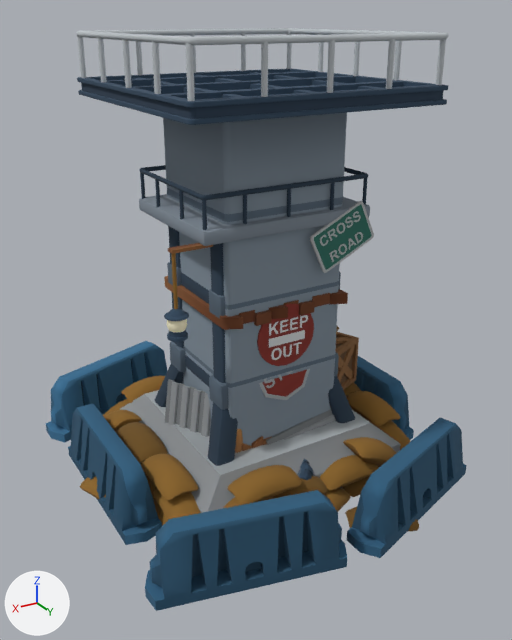
An edit to the FBX model Assets/_Models/Towers.fbx, drawn before and after from the same camera.
Camera for both pictures: a 50 mm lens placed at (7.89, 13.32, 10.34), pointed at (0.13, 0.38, 3.88). Every picture has the same lights, and +X, +Y and +Z are marked at lower left. Where no turn or scale is listed for an object, it has been applied to the vertices. Vertices at the same position are counted once.

The first picture shows 'Tower.001', 'Tower.002', 'Tower.003'.
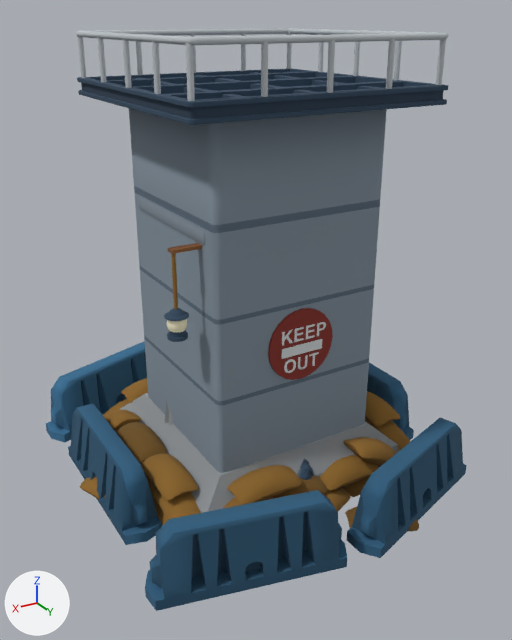
What differs and where, as boxes (x1, y1, x2, y2) in the pictures (512 x 640 px; the box of a moved part takes in the faces that stretch with it):
part 1 of me_cylinder_039, moved or reshaped
    before: (163, 113, 347, 446)
    after: (129, 108, 387, 473)
part 2 of me_cylinder_039, moved or reshaped
    before: (257, 304, 314, 366)
    after: (268, 308, 333, 380)
part 3 of me_cylinder_039, moved or reshaped
    before: (293, 342, 302, 354)
    after: (309, 352, 319, 366)
part 4 of me_cylinder_039, moved or reshaped
    before: (283, 344, 292, 357)
    after: (298, 355, 308, 370)
part 5 of me_cylinder_039, moved or reshaped
    before: (271, 348, 282, 360)
    after: (284, 359, 296, 373)
part 6 of me_cylinder_039, moved or reshaped
    before: (300, 315, 308, 328)
    after: (317, 322, 326, 336)
part 7 of me_cylinder_039, moved or reshaped
    before: (290, 317, 298, 330)
    after: (306, 324, 315, 339)
part 8 of me_cylinder_039, moved or reshaped
    before: (280, 319, 288, 333)
    after: (294, 327, 304, 342)
part 9 of me_cylinder_039, moved or reshaped
    before: (269, 322, 278, 336)
    after: (282, 329, 293, 345)
part 10 of me_cylinder_039, moved or reshaped
    before: (269, 330, 305, 348)
    after: (282, 339, 322, 359)
'Tower.001', unchanged, covered by the edit
    before: (164, 276, 348, 488)
    after: (165, 400, 342, 488)

Edits to the bpy script that builds the scene:
```text
Change me_cylinder_039:
    where me_cylinder_039.from_pydata(...)  # 3438 vertices, 3154 faces; spans x -4.04..4.3, y -4.96..4.7, z 0.0..10.04
    used by ob_tower_003; location = (0.0, 0.0, 0.0)
    me_cylinder_039 part 1: the loose piece of 312 vertices spanning x -1.44..1.44, y -1.44..1.44, z 0.0..8.85 is scaled about its middle by (1.4, 1.4, 1)
    me_cylinder_039 part 2: the loose piece of 49 vertices spanning x -0.73..0.73, y 1.39..1.47, z 3.15..4.62 is scaled about its middle by 1.11, then moved by (0.0, 0.59, 0.01)
    me_cylinder_039 part 3: the loose piece of 8 vertices spanning x -0.4..-0.18, y 1.48, z 3.36..3.64 is scaled about its middle by (1.11, 1, 1.11), then moved by (-0.03, 0.59, -0.03)
    me_cylinder_039 part 4: the loose piece of 34 vertices spanning x -0.14..0.08, y 1.48, z 3.35..3.64 is scaled about its middle by (1.11, 0, 1.11), then moved by (0.0, 0.59, -0.03)
    me_cylinder_039 part 5: the loose piece of 36 vertices spanning x 0.13..0.4, y 1.48, z 3.35..3.64 is scaled about its middle by (1.11, 1, 1.11), then moved by (0.03, 0.59, -0.03)
    me_cylinder_039 part 6: the loose piece of 34 vertices spanning x -0.56..-0.34, y 1.48, z 3.98..4.26 is scaled about its middle by (1.11, 1, 1.11), then moved by (-0.04, 0.59, 0.03)
    me_cylinder_039 part 7: the loose piece of 12 vertices spanning x -0.29..-0.08, y 1.48, z 3.98..4.26 is scaled about its middle by (1.11, 1, 1.11), then moved by (-0.02, 0.59, 0.03)
    me_cylinder_039 part 8: the loose piece of 12 vertices spanning x -0.03..0.18, y 1.48, z 3.98..4.26 is scaled about its middle by (1.11, 1, 1.11), then moved by (0.01, 0.59, 0.03)
    me_cylinder_039 part 9: the loose piece of 12 vertices spanning x 0.21..0.46, y 1.48, z 3.98..4.26 is scaled about its middle by (1.11, 0, 1.11), then moved by (0.04, 0.59, 0.03)
    me_cylinder_039 part 10
    me_cylinder_039.vertices[3378].co: (-0.47, 1.49, 3.91) -> (-0.52, 2.08, 3.92)  # pixel (304, 329) -> pixel (322, 338)
    me_cylinder_039.vertices[3379].co: (0.47, 1.49, 3.91) -> (0.53, 2.08, 3.92)  # pixel (268, 339) -> pixel (281, 349)
    me_cylinder_039.vertices[3380].co: (-0.47, 1.49, 3.7) -> (-0.52, 2.08, 3.69)  # pixel (304, 338) -> pixel (321, 348)
    me_cylinder_039.vertices[3381].co: (0.47, 1.49, 3.7) -> (0.53, 2.08, 3.69)  # pixel (268, 347) -> pixel (281, 359)
```
